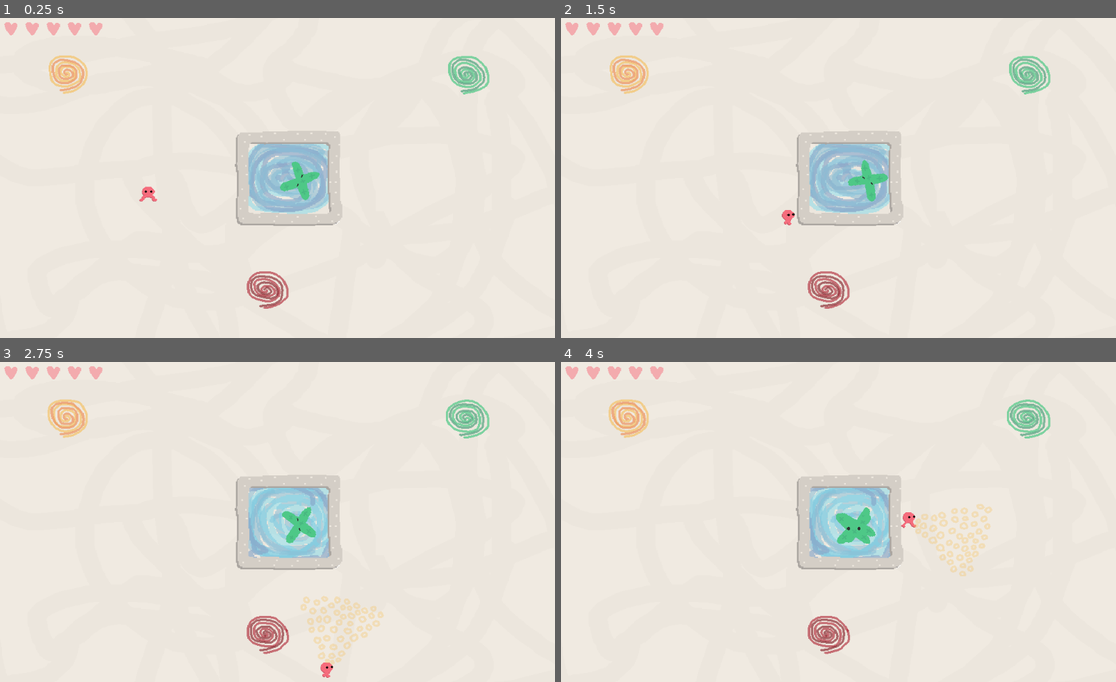
Above: before the commit, frames 1-4 (two rows, left to right).
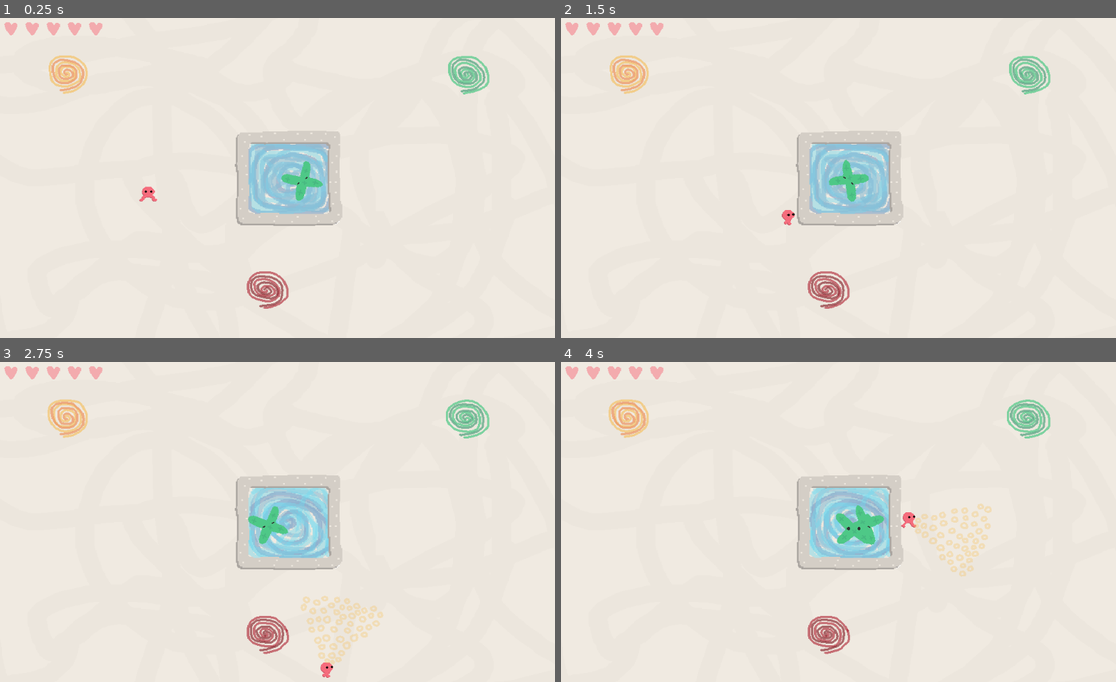
Above: after the commit, the same moments.

Repository: colinkarpfinger/HalfLife3
Game: Godot game, scene res://Scenes/Main.tscn
The game is run twice, just before and just after one commit, with the same random seed, the same clock (stepped at 60 frames per second) and the same inputs. Sound files missing from this copy of the repository are replaced by a short silence.
Inputs (mouse positions are in pixels of both pictures, inside the frame that each line leads up to):
- Up to frame 1 (0.25 s): no input
- Up to frame 2 (1.5 s): move the mouse to (960, 165) at 0.52 s; press the mouse at (960, 165) at 0.53 s; hold D (move_right) 0.53-1.28 s; move the mouse to (727, 197) at 1.27 s; release the mouse at (727, 197) at 1.28 s; hold S (move_down) from 1.28 s (still down); click (727, 197) at 1.35 s
- Up to frame 3 (2.75 s): move the mouse to (333, 451) at 2.02 s; release S (move_down) at 2.03 s; press the mouse at (333, 451) at 2.03 s; hold D (move_right) from 2.03 s (still down)
- Up to frame 4 (4 s): move the mouse to (810, 589) at 2.77 s; release D (move_right) at 2.78 s; release the mouse at (810, 589) at 2.78 s; hold W (move_up) 2.78-3.53 s; click (810, 589) at 2.85 s; move the mouse to (1005, 573) at 3.52 s; press the mouse at (1005, 573) at 3.53 s; hold A (move_left) from 3.53 s (still down)

The runs differ from the first frame. In frame 1, 1.4% of the frame differs, in the area x 44-60%, y 39-62%; in frame 2, 1.5%; in frame 3, 2.1%, in the area x 44-70%, y 39-94%; in frame 4, 1.6%.

Commit message:
rebalanced different particle colors

Diff:
--- a/ParticleTesting/Scripts/Particle.gd
+++ b/ParticleTesting/Scripts/Particle.gd
@@ -1,6 +1,8 @@
 extends RigidBody2D
 
 class_name Particle
+
+signal collided
 
 var animatedSprite = null
 var sprite = null
@@ -9,10 +11,11 @@
 export (float) var slowedDamp = 2
 export (float) var max_speed = 1000
 export (float) var max_speed_for_audio = 200
-export (float) var start_scale = 1
-export (int) var startingHealth = 600
+export (float) var startingHealth = 600
+export (int) var numParticlesOnDecay = 2
 export (float) var shakeAmount = 4
 export (float) var shakeVecDecayFactor = 0.5
+
 
 onready var RNG = RandomNumberGenerator.new()
 var spawnTime = 0
@@ -21,8 +24,9 @@
 var decayLevelMax = 4
 var absoluteScale = 1
 var decayOffset = 80
-var numParticlesOnDecay = 2
-var health = startingHealth
+var emittingParticles = false
+
+var health : float = startingHealth
 var shakeVec : Vector2 = Vector2(0, 0)
 
 onready var burstSprite = load("res://Subscenes/Burst.tscn")
@@ -33,9 +37,7 @@
 
 var state = states.INACTIVE
 var color = colors.RED
-# Declare member variables here. Examples:
-# var a = 2
-# var b = "text"
+
 
 const spriteScales = [0.5, 0.35, 0.75, 0.5]
 const globalScales = [1.0, 0.75, 0.5, 0.25]
@@ -71,7 +73,9 @@
 
 # Called when the node enters the scene tree for the first time.
 func _ready():
-#	health *= globalScales[decayLevel - 1]
+	$CPUParticles2D.emitting = false
+	startingHealth *= globalScales[decayLevel - 1]
+	health = startingHealth
 	RNG.randomize()
 	animatedSprite = get_node("Sprites/AnimatedSprite")
 	sprite = get_node("Sprites/Sprite")
@@ -81,19 +85,20 @@
 
 
 func _process(_delta):
-	if state == states.ACTIVE && decayLevel < 4:
-		health -= 1
-	var healthFracCompl = 1 - max(0, health/startingHealth)
-	var healthFracCompl2 = healthFracCompl*healthFracCompl
-	var shakeScale = globalScales[decayLevel - 1]
-	var shakeMag = healthFracCompl2*shakeAmount*shakeScale
-	var x_shake = RNG.randfn(0, shakeMag)
-	var y_shake = RNG.randfn(0, shakeMag)
-	var shakeVecIncrement = Vector2(x_shake, y_shake)
-	var oldShakeVec = shakeVec
-	var shakeVec = (oldShakeVec * shakeVecDecayFactor) + shakeVecIncrement
-	animatedSprite.offset = shakeVec
-	sprite.offset = shakeVec
+	if state == states.ACTIVE:
+		if decayLevel < 4:
+			health -= 1
+		var healthFracCompl = 1 - max(0, health/startingHealth)
+		var healthFracCompl2 = healthFracCompl*healthFracCompl
+		var shakeScale = globalScales[decayLevel - 1]
+		var shakeMag = healthFracCompl2*shakeAmount*shakeScale
+		var x_shake = RNG.randfn(0, shakeMag)
+		var y_shake = RNG.randfn(0, shakeMag)
+		var shakeVecIncrement = Vector2(x_shake, y_shake)
+		var oldShakeVec = shakeVec
+		shakeVec = (oldShakeVec * shakeVecDecayFactor) + shakeVecIncrement
+		animatedSprite.offset = shakeVec
+		sprite.offset = shakeVec
 
 
 
@@ -109,9 +114,16 @@
 		linear_damp = slowedDamp
 		angular_damp = slowedDamp
 		slowed = false
+
 	else:
 		linear_damp = 0
-		angular_damp = slowedDamp
+		angular_damp = 0
+
+	if emittingParticles:
+		$CPUParticles2D.emitting = true
+		emittingParticles = false
+	else:
+		$CPUParticles2D.emitting = false
 
 	if state == states.ACTIVE and health <= 0:  #and rand_range(0, 100 / _delta) <= 1:
 		decay()
@@ -138,6 +150,7 @@
 	var gain = audioScales[decayLevel-1]
 
 	playCollisionAudio(speedFrac, gain)
+
 
 func playCollisionAudio(rawSpeedFrac: float, rawGain: float):
 	var playbackPosition = $CollisionAudio.get_playback_position()
@@ -189,7 +202,9 @@
 	pass
 
 func _slow(beamStrength, beamColor):
+	print("BEAM HIT")
 	if state == states.ACTIVE:
 		if beamColor == color:
+			emittingParticles = true
 			health -= beamStrength / globalScales[decayLevel - 1]
 		slowed = true
--- a/ParticleTesting/Scripts/ParticleSpawner.gd
+++ b/ParticleTesting/Scripts/ParticleSpawner.gd
@@ -1,4 +1,7 @@
 extends Node2D
+
+var timeMachine;
+
 export var numToSpawn = 200
 export var spawnVelocityMagnitude = 10
 export var maxRotationSpeed = 2
@@ -39,6 +42,8 @@
 
 # Called when the node enters the scene tree for the first time.
 func _ready():
+	timeMachine = get_node("../TimeMachine")
+
 	setup_audio()
 	randomize()
 
@@ -74,7 +79,6 @@
 	particle.angular_velocity = maxRotationSpeed
 
 func _on_Timer_timeout():
-
 	var randomRotationDegrees = rand_range(0,360)
 	spawn_in_center_at_angle(randomRotationDegrees)
 	spawn_count += 1
--- a/ParticleTesting/Subscenes/Particles/Green.tscn
+++ b/ParticleTesting/Subscenes/Particles/Green.tscn
@@ -51,9 +51,14 @@
 linear_damp = 0.0
 angular_damp = 0.0
 script = ExtResource( 2 )
+collisionSpeedUp = 25.0
 slowedDamp = 3.0
+max_speed = 100.0
+startingHealth = 300.0
+numParticlesOnDecay = 3
 
 [node name="Sprites" type="Node2D" parent="."]
+z_index = 1
 
 [node name="Sprite" type="Sprite" parent="Sprites"]
 visible = false
@@ -81,4 +86,16 @@
 stream = SubResource( 7 )
 volume_db = -6.0
 bus = "Collisions"
+
+[node name="CPUParticles2D" type="CPUParticles2D" parent="."]
+amount = 10
+lifetime = 0.4
+local_coords = false
+direction = Vector2( 0, 0 )
+spread = 180.0
+gravity = Vector2( 0, 0 )
+initial_velocity = 168.31
+scale_amount = 7.0
+color = Color( 0.466667, 0.784314, 0.529412, 1 )
+
 [connection signal="body_exited" from="." to="." method="_on_Particle_body_exited"]
--- a/ParticleTesting/Subscenes/Particles/GreenSmall.tscn
+++ b/ParticleTesting/Subscenes/Particles/GreenSmall.tscn
@@ -34,6 +34,9 @@
 angular_damp = 0.0
 script = ExtResource( 2 )
 slowedDamp = 3.0
+max_speed = 100.0
+startingHealth = 300.0
+numParticlesOnDecay = 3
 
 [node name="Collider" type="CollisionShape2D" parent="."]
 rotation = -0.723865
@@ -45,6 +48,7 @@
 shape = SubResource( 2 )
 
 [node name="Sprites" type="Node2D" parent="."]
+z_index = 1
 
 [node name="Sprite" type="Sprite" parent="Sprites"]
 position = Vector2( -2, 2.06423 )
@@ -59,4 +63,16 @@
 stream = SubResource( 4 )
 volume_db = -6.0
 bus = "Collisions"
+
+[node name="CPUParticles2D" type="CPUParticles2D" parent="."]
+amount = 10
+lifetime = 0.4
+local_coords = false
+direction = Vector2( 0, 0 )
+spread = 180.0
+gravity = Vector2( 0, 0 )
+initial_velocity = 49.5
+scale_amount = 4.0
+color = Color( 0.466667, 0.784314, 0.529412, 1 )
+
 [connection signal="body_exited" from="." to="." method="_on_Particle_body_exited"]
--- a/ParticleTesting/Subscenes/Particles/Red.tscn
+++ b/ParticleTesting/Subscenes/Particles/Red.tscn
@@ -48,9 +48,13 @@
 linear_damp = 0.0
 angular_damp = 0.0
 script = ExtResource( 2 )
+collisionSpeedUp = 25.0
 slowedDamp = 3.0
+max_speed = 750.0
+startingHealth = 1000.0
 
 [node name="Sprites" type="Node2D" parent="."]
+z_index = 1
 
 [node name="Sprite" type="Sprite" parent="Sprites"]
 position = Vector2( -4, 4 )
@@ -60,7 +64,6 @@
 [node name="AnimatedSprite" type="AnimatedSprite" parent="Sprites"]
 frames = SubResource( 5 )
 animation = "blink"
-frame = 1
 playing = true
 script = ExtResource( 5 )
 
@@ -71,4 +74,16 @@
 stream = SubResource( 6 )
 volume_db = -6.0
 bus = "Collisions"
+
+[node name="CPUParticles2D" type="CPUParticles2D" parent="."]
+amount = 10
+lifetime = 0.4
+local_coords = false
+direction = Vector2( 0, 0 )
+spread = 180.0
+gravity = Vector2( 0, 0 )
+initial_velocity = 168.31
+scale_amount = 7.0
+color = Color( 0.698039, 0.211765, 0.211765, 1 )
+
 [connection signal="body_exited" from="." to="." method="_on_Particle_body_exited"]
--- a/ParticleTesting/Subscenes/Particles/RedSmall.tscn
+++ b/ParticleTesting/Subscenes/Particles/RedSmall.tscn
@@ -30,9 +30,12 @@
 linear_damp = 0.0
 angular_damp = 0.0
 script = ExtResource( 2 )
+collisionSpeedUp = 25.0
 slowedDamp = 3.0
+startingHealth = 1000.0
 
 [node name="Sprites" type="Node2D" parent="."]
+z_index = 1
 
 [node name="Sprite" type="Sprite" parent="Sprites"]
 position = Vector2( -2, 2 )
@@ -52,4 +55,17 @@
 stream = SubResource( 3 )
 volume_db = -6.0
 bus = "Collisions"
+
+[node name="CPUParticles2D" type="CPUParticles2D" parent="."]
+position = Vector2( 2.6727, 3.5636 )
+amount = 10
+lifetime = 0.4
+local_coords = false
+direction = Vector2( 0, 0 )
+spread = 180.0
+gravity = Vector2( 0, 0 )
+initial_velocity = 49.5
+scale_amount = 4.0
+color = Color( 0.788235, 0.160784, 0.160784, 1 )
+
 [connection signal="body_exited" from="." to="." method="_on_Particle_body_exited"]
--- a/ParticleTesting/Subscenes/Particles/Yellow.tscn
+++ b/ParticleTesting/Subscenes/Particles/Yellow.tscn
@@ -58,6 +58,7 @@
 slowedDamp = 3.0
 
 [node name="Sprites" type="Node2D" parent="."]
+z_index = 1
 
 [node name="Sprite" type="Sprite" parent="Sprites"]
 position = Vector2( -4, 4 )
@@ -67,7 +68,7 @@
 [node name="AnimatedSprite" type="AnimatedSprite" parent="Sprites"]
 frames = SubResource( 6 )
 animation = "blink"
-frame = 2
+frame = 3
 playing = true
 script = ExtResource( 3 )
 
@@ -78,4 +79,16 @@
 stream = SubResource( 8 )
 volume_db = -6.0
 bus = "Collisions"
+
+[node name="CPUParticles2D" type="CPUParticles2D" parent="."]
+amount = 10
+lifetime = 0.4
+local_coords = false
+direction = Vector2( 0, 0 )
+spread = 180.0
+gravity = Vector2( 0, 0 )
+initial_velocity = 168.31
+scale_amount = 7.0
+color = Color( 0.858824, 0.854902, 0.521569, 1 )
+
 [connection signal="body_exited" from="." to="." method="_on_Particle_body_exited"]
--- a/ParticleTesting/Subscenes/Particles/YellowSmall.tscn
+++ b/ParticleTesting/Subscenes/Particles/YellowSmall.tscn
@@ -39,6 +39,7 @@
 shape = SubResource( 2 )
 
 [node name="Sprites" type="Node2D" parent="."]
+z_index = 1
 
 [node name="Sprite" type="Sprite" parent="Sprites"]
 position = Vector2( -2, 2 )
@@ -53,4 +54,17 @@
 stream = SubResource( 4 )
 volume_db = -6.0
 bus = "Collisions"
+
+[node name="CPUParticles2D" type="CPUParticles2D" parent="."]
+position = Vector2( 2.6727, 3.5636 )
+amount = 10
+lifetime = 0.4
+local_coords = false
+direction = Vector2( 0, 0 )
+spread = 180.0
+gravity = Vector2( 0, 0 )
+initial_velocity = 49.5
+scale_amount = 4.0
+color = Color( 0.87451, 0.776471, 0.443137, 1 )
+
 [connection signal="body_exited" from="." to="." method="_on_Particle_body_exited"]
--- a/ParticleTesting/Subscenes/Player.tscn
+++ b/ParticleTesting/Subscenes/Player.tscn
@@ -81,39 +81,39 @@
 region = Rect2( 1024, 0, 512, 512 )
 
 [sub_resource type="AtlasTexture" id=17]
+atlas = ExtResource( 7 )
+region = Rect2( 0, 0, 512, 512 )
+
+[sub_resource type="AtlasTexture" id=18]
+atlas = ExtResource( 7 )
+region = Rect2( 512, 0, 512, 512 )
+
+[sub_resource type="AtlasTexture" id=19]
+atlas = ExtResource( 7 )
+region = Rect2( 1024, 0, 512, 512 )
+
+[sub_resource type="AtlasTexture" id=20]
 atlas = ExtResource( 8 )
 region = Rect2( 0, 0, 512, 512 )
 
-[sub_resource type="AtlasTexture" id=18]
+[sub_resource type="AtlasTexture" id=21]
 atlas = ExtResource( 8 )
 region = Rect2( 512, 0, 512, 512 )
 
-[sub_resource type="AtlasTexture" id=19]
+[sub_resource type="AtlasTexture" id=22]
 atlas = ExtResource( 8 )
 region = Rect2( 1024, 0, 512, 512 )
 
-[sub_resource type="AtlasTexture" id=20]
+[sub_resource type="AtlasTexture" id=23]
 atlas = ExtResource( 9 )
 region = Rect2( 0, 0, 512, 512 )
 
-[sub_resource type="AtlasTexture" id=21]
+[sub_resource type="AtlasTexture" id=24]
 atlas = ExtResource( 9 )
 region = Rect2( 512, 0, 512, 512 )
 
-[sub_resource type="AtlasTexture" id=22]
+[sub_resource type="AtlasTexture" id=25]
 atlas = ExtResource( 9 )
-region = Rect2( 1024, 0, 512, 512 )
-
-[sub_resource type="AtlasTexture" id=23]
-atlas = ExtResource( 7 )
-region = Rect2( 0, 0, 512, 512 )
-
-[sub_resource type="AtlasTexture" id=24]
-atlas = ExtResource( 7 )
-region = Rect2( 512, 0, 512, 512 )
-
-[sub_resource type="AtlasTexture" id=25]
-atlas = ExtResource( 7 )
 region = Rect2( 1024, 0, 512, 512 )
 
 [sub_resource type="SpriteFrames" id=26]
@@ -125,17 +125,17 @@
 }, {
 "frames": [ SubResource( 17 ), SubResource( 18 ), SubResource( 19 ) ],
 "loop": true,
-"name": "green",
+"name": "yellow",
 "speed": 5.0
 }, {
 "frames": [ SubResource( 20 ), SubResource( 21 ), SubResource( 22 ) ],
 "loop": true,
-"name": "red",
+"name": "green",
 "speed": 5.0
 }, {
 "frames": [ SubResource( 23 ), SubResource( 24 ), SubResource( 25 ) ],
 "loop": true,
-"name": "yellow",
+"name": "red",
 "speed": 5.0
 } ]
 
@@ -158,7 +158,6 @@
 
 [node name="AnimatedSprite" type="AnimatedSprite" parent="."]
 frames = SubResource( 12 )
-frame = 3
 speed_scale = 2.0
 playing = true
 
@@ -179,7 +178,6 @@
 scale = Vector2( 0.5, 0.5 )
 frames = SubResource( 26 )
 animation = "yellow"
-frame = 2
 speed_scale = 1.636
 playing = true
 
--- a/ParticleTesting/Subscenes/Reactor.tscn
+++ b/ParticleTesting/Subscenes/Reactor.tscn
@@ -71,15 +71,15 @@
 
 [sub_resource type="SpriteFrames" id=16]
 animations = [ {
+"frames": [ ExtResource( 4 ), null ],
+"loop": true,
+"name": "open",
+"speed": 3.0
+}, {
 "frames": [ SubResource( 12 ), SubResource( 13 ), SubResource( 14 ), SubResource( 15 ) ],
 "loop": true,
 "name": "closed",
 "speed": 10.0
-}, {
-"frames": [ ExtResource( 4 ), null ],
-"loop": true,
-"name": "open",
-"speed": 3.0
 } ]
 
 [sub_resource type="RectangleShape2D" id=17]
@@ -108,14 +108,14 @@
 visible = false
 position = Vector2( -2.37051, 5.01057 )
 frames = SubResource( 11 )
-frame = 2
+frame = 6
 playing = true
 
 [node name="WallSprite" type="AnimatedSprite" parent="."]
 position = Vector2( -2.32518, 0.25949 )
 frames = SubResource( 16 )
 animation = "closed"
-frame = 3
+frame = 1
 playing = true
 
 [node name="Area2D" type="Area2D" parent="."]
